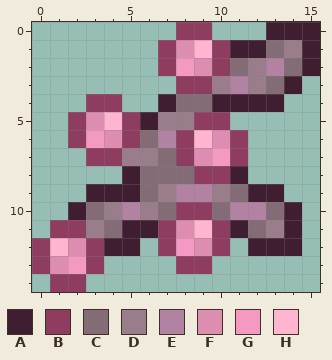
Two versions of one pixel-art sprite, Items/Plants/Stoneberry.png. Above, as it was before the edit.
The file is 32x30 pixels, drawn in blocks of 2x2; one block is one cell here.
Palette (. is transparent): A #3f1e31  B #8e3d60  C #846c77  D #997d8a  E #b282a2  F #dd8db0  G #f49ac2  H #ffb5d0
Pixels before, first column x 0:
 0 ........BB...AAA
 1 .......BFHBAACDA
 2 .......BGFBCDECA
 3 ........BBDEDCA.
 4 ...BB..ACCAAAA..
 5 ..BFHBADDBB.....
 6 ..BGFBCEBHFB....
 7 ...BBDDCBFGB....
 8 .....ACCCBBA....
 9 ...AAACDEEDCAA..
10 ..ACDEDCBBCEECA.
11 .BBDCAABFHBACDA.
12 BHFBAA.BGFB.AAA.
13 BFGB....BB......
14 .BB.............
The result:
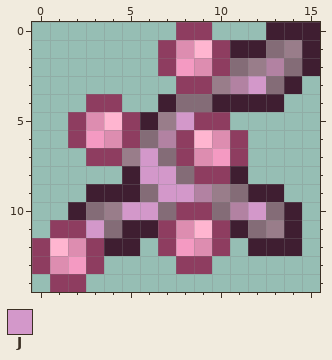
Colours new in this view: J #d398ca
The exact change:
{"y":3,"x":12,"old":"D","new":"J"}
{"y":5,"x":8,"old":"D","new":"J"}
{"y":7,"x":6,"old":"D","new":"J"}
{"y":8,"x":6,"old":"CC","new":"JJ"}
{"y":9,"x":7,"old":"DE","new":"JJ"}
{"y":10,"x":5,"old":"ED","new":"JJ"}
{"y":10,"x":12,"old":"E","new":"J"}
{"y":11,"x":3,"old":"D","new":"J"}
